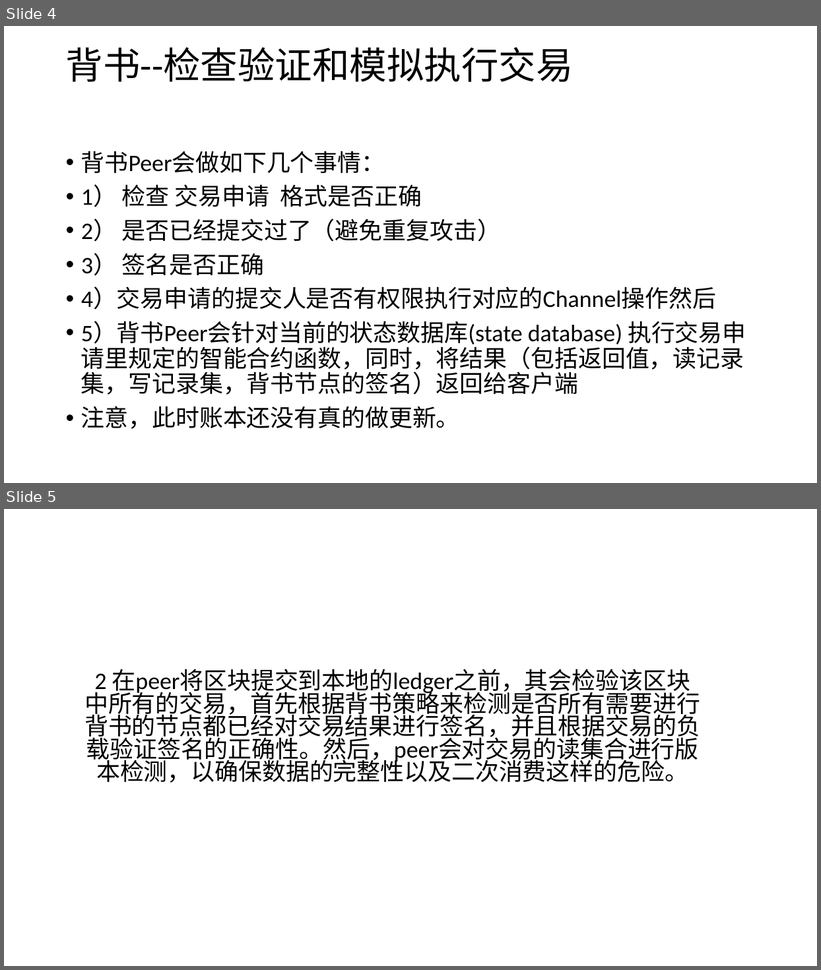
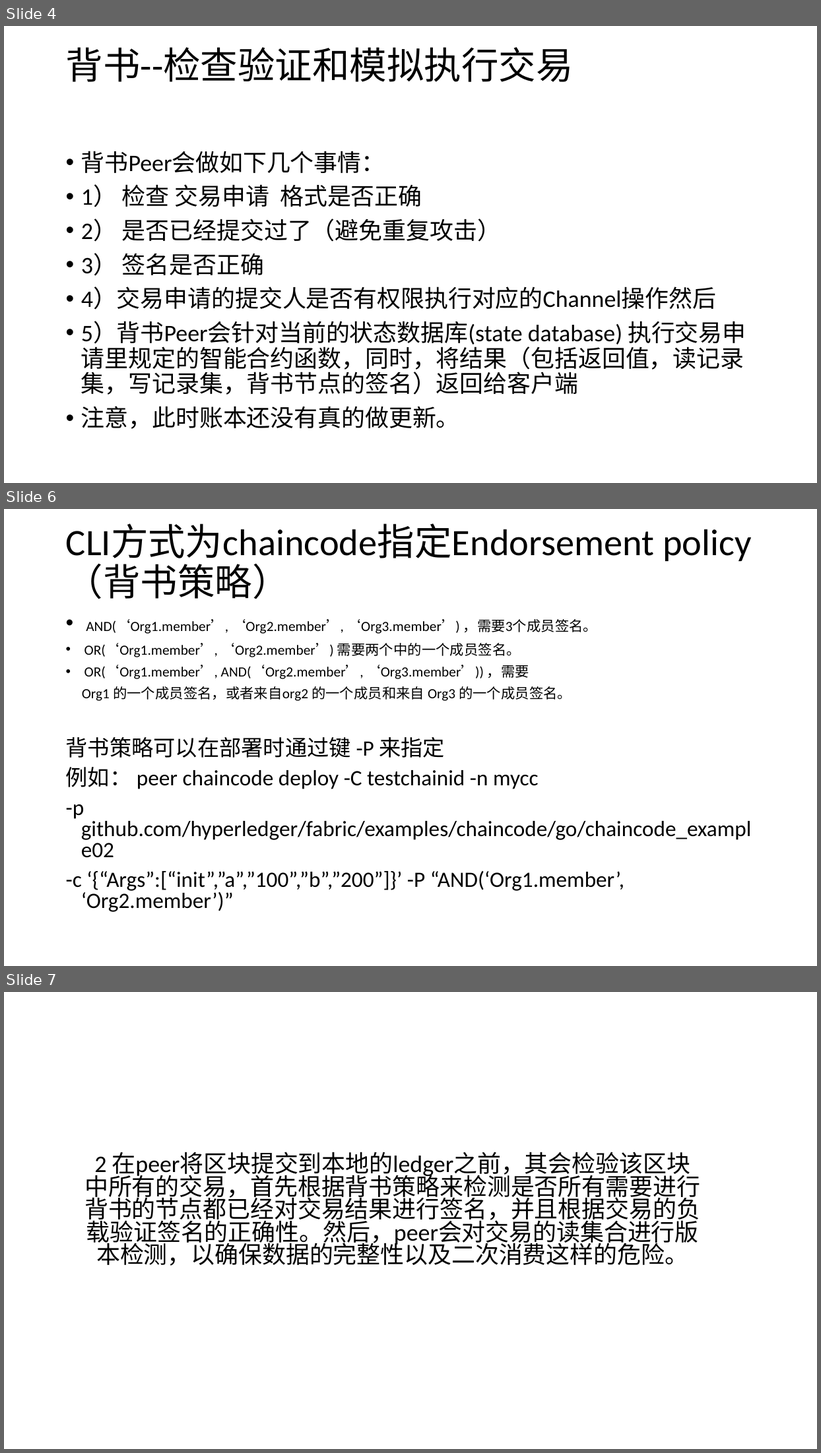
Before and after one commit to db1600800/fabric, a slide deck: 区块链基础概念.ppt. Shown one above the other, each under a label of ours: slides 4 and 5 before the commit, slides 4, 6 and 7 after it; the slides between them are not shown. The pictures are 821x970 and 821x1453 pixels, drawn with LibreOffice and Linux fonts; fonts in the diff are those of the drawing. Boxes give left, top, right and bottom in pixels: in the first picture for what was removed or moved away, otherwise in the second. Text is boxed around its words. In the diff, an @@ line names an element or a change of style, - is before the commit and + after.

Commit message:
df
df

```diff
--- a/区块链基础概念.ppt
+++ b/区块链基础概念.ppt
@@ slide 6 added at bbox=[4, 509, 817, 966], background #FFFFFF @@
@@ title added at bbox=[66, 524, 752, 599], 44 pt, text #000000 @@
+CLI方式为chaincode指定Endorsement policy（背书策略）
@@ text added at bbox=[66, 619, 752, 912], 25.9 pt, text #000000 @@
+• AND(‘Org1.member’, ‘Org2.member’, ‘Org3.member’) ，需要3个成员签名。
+• OR(‘Org1.member’, ‘Org2.member’) 需要两个中的一个成员签名。
+• OR(‘Org1.member’, AND(‘Org2.member’, ‘Org3.member’)) ，需要
+Org1 的一个成员签名，或者来自org2 的一个成员和来自 Org3 的一个成员签名。
+背书策略可以在部署时通过键 -P 来指定
+例如： peer chaincode deploy -C testchainid -n mycc
+-p github.com/hyperledger/fabric/examples/chaincode/go/chaincode_example02
+-c ‘{“Args”:[“init”,”a”,”100”,”b”,”200”]}’ -P “AND(‘Org1.member’, ‘Org2.member’)”
@@ what was slide 5 is now slide 7 @@
```
Also in this commit, not shown: 1 slide changed, 2 other slides added.
